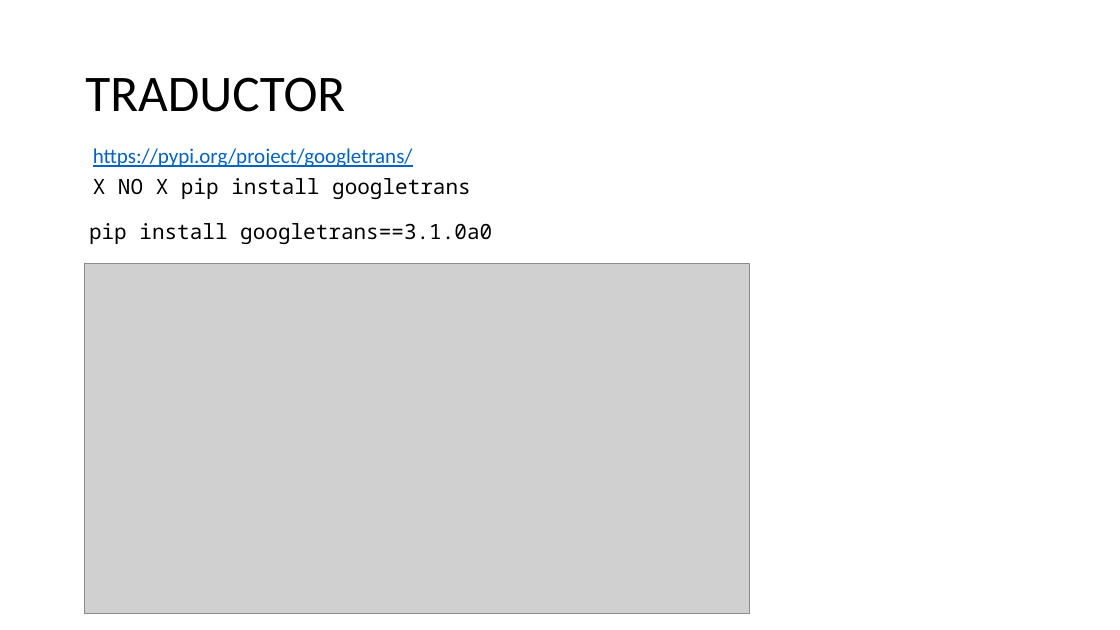
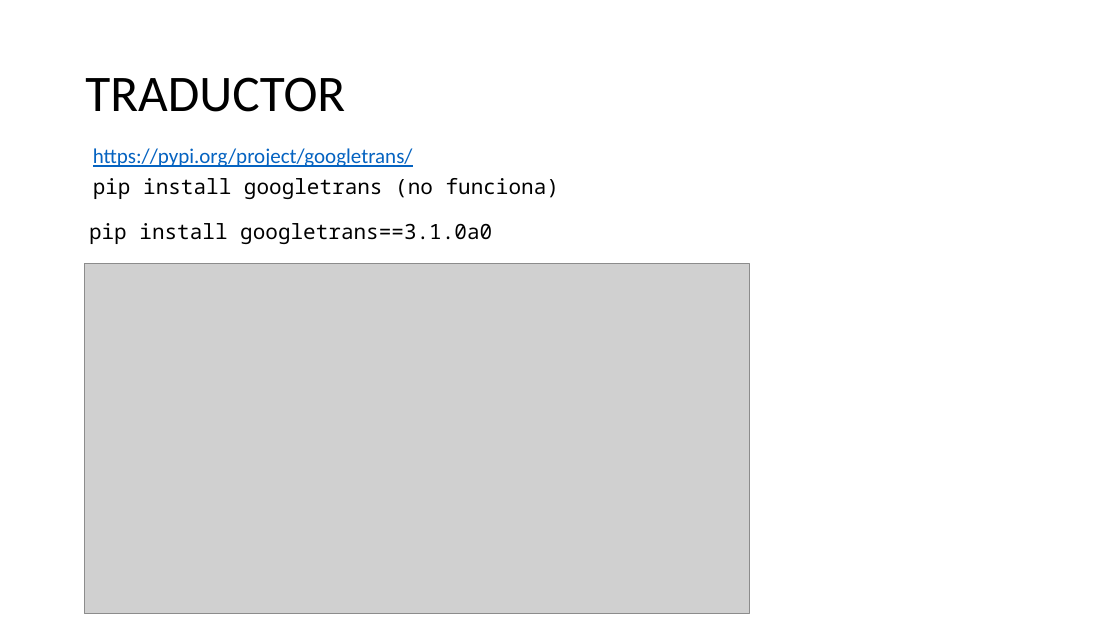
Before and after one commit to eastor112/prograIntro2021, a slide deck: slide 8 of Clase 10/[01]-Python -Librerias.pptx. Drawn at 1120x630 pixels with LibreOffice and Linux fonts; fonts in the diff are those of the drawing; grey boxes stand for pictures. Boxes give left, top, right and bottom in pixels: in the first picture for what was removed or moved away, otherwise in the second. Text is boxed around its words. In the diff, an @@ line names an element or a change of style, - is before the commit and + after.

```diff
--- a/Clase 10/[01]-Python -Librerias.pptx
+++ b/Clase 10/[01]-Python -Librerias.pptx
@@ text at [93, 178, 559, 199]: text changed @@
-X NO X pip install googletrans
+pip install googletrans (no funciona)
```
Also in this commit, not shown: 16 other files.
